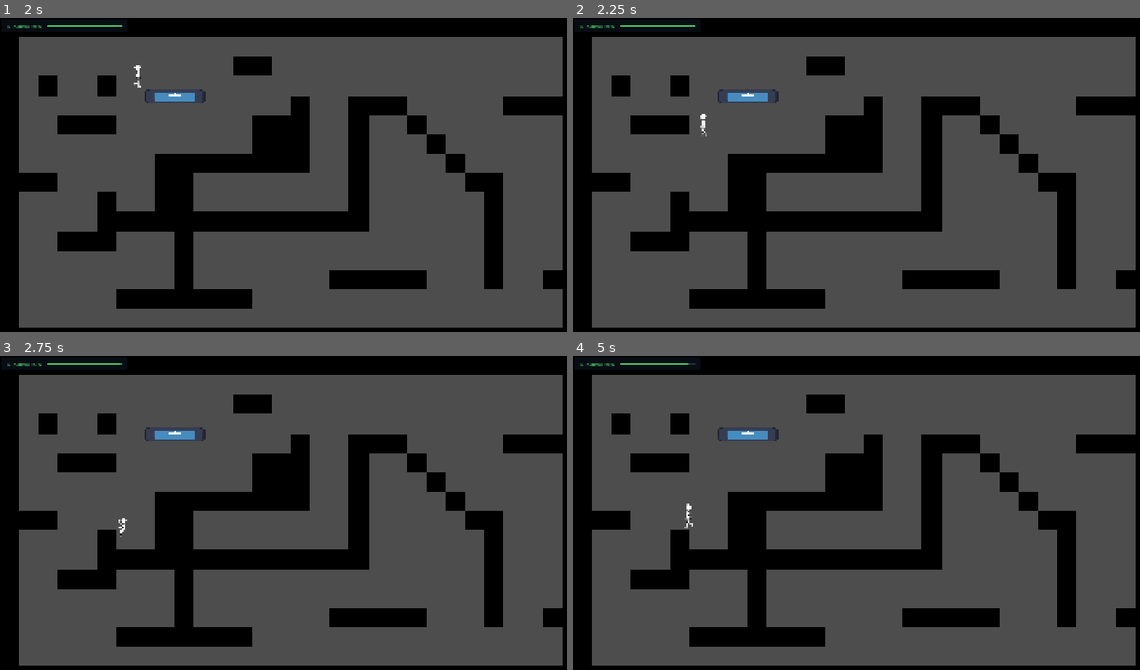
Above: before the commit, frames 1-4 (two rows, left to right).
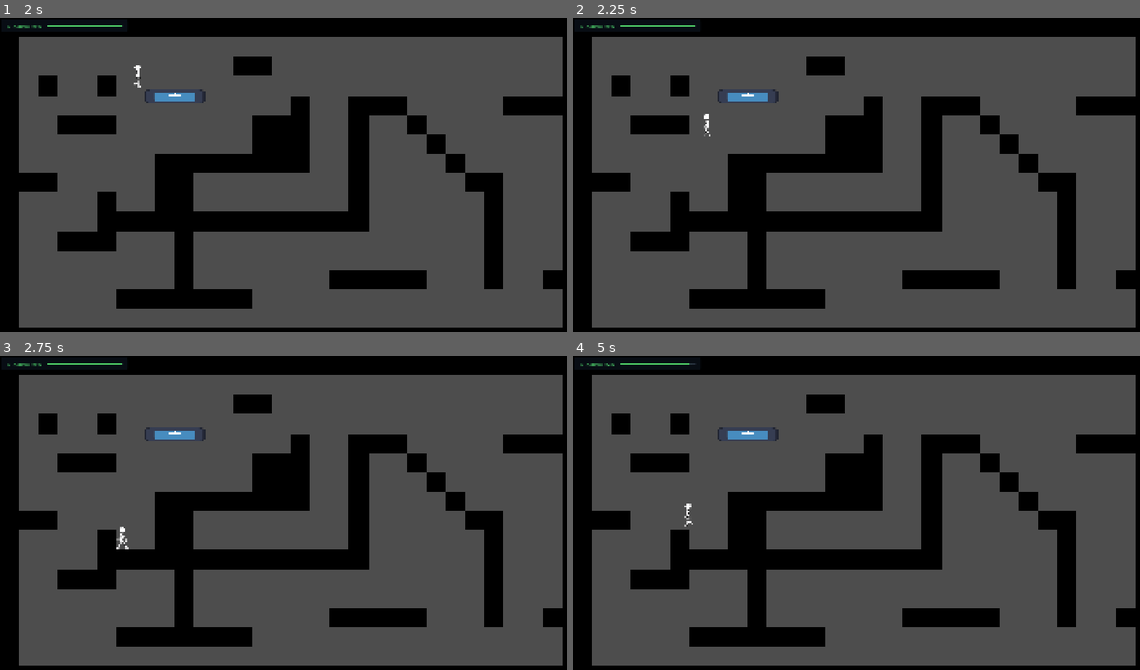
Above: after the commit, the same moments.

Repository: DonDuncombe/Strike
Game: Godot game, scene res://scenes/main.tscn
The game is run twice, just before and just after one commit, with the same random seed, the same clock (stepped at 60 frames per second) and the same inputs. The engine's default icon, where the game draws it, is replaced by a stand-in: a white triangle on a blue panel in a dark square.
Inputs:
- Up to frame 1 (2 s): tap Enter at 0.5 s; hold Space (move_jump) 0.53-1.28 s; hold D (move_right) from 0.53 s (still down); tap W (climb) at 0.6, 1.55 s; tap Space (move_jump) at 1.35, 1.52, 1.82 s
- Up to frame 2 (2.25 s): release D (move_right) at 2.03 s; hold A (move_left) from 2.03 s (still down); hold Space (move_jump) from 2.03 s (still down); tap W (climb) at 2.1 s
- Up to frame 3 (2.75 s): keep holding A (move_left); keep holding Space (move_jump)
- Up to frame 4 (5 s): release A (move_left) at 2.78 s; release Space (move_jump) at 2.78 s; hold D (move_right) 2.78-4.28 s; tap F (dash) at 2.85 s; tap Space (move_jump) at 3.02, 3.32, 4.35, 4.52, 4.82 s; tap W (climb) at 3.05, 3.6, 4.55 s; hold Space (move_jump) 3.53-4.28 s; tap Enter at 4.25 s; hold A (move_left) from 4.28 s (still down)

Frame 1 is identical in both runs. In frame 2, less than 0.1% of the frame differs, in the area x 22-25%, y 30-38%; in frame 3, less than 0.1%, in the area x 6-23%, y 2-62%; in frame 4, less than 0.1%.

Commit message:
Limit climb for low walls

Diff:
--- a/scenes/main.tscn
+++ b/scenes/main.tscn
@@ -30,6 +30,7 @@
 position = Vector2(357, 123)
 air_acceleration = 2000.0
 air_resistance = 100.0
+stamina_recovery = 16.0
 
 [node name="StaticBody2D" type="StaticBody2D" parent="." unique_id=2109793010]
 position = Vector2(577, 259)
--- a/scripts/player.gd
+++ b/scripts/player.gd
@@ -337,7 +337,7 @@
 		return
 	if Input.is_action_just_pressed("move_jump"):
 		jump_buffer_timer = jump_buffer_time
-		if wall_climb_unlocked and stamina > 0.0 and is_on_wall_only():
+		if wall_climb_unlocked and stamina > 0.0 and is_on_wall_only() and _wall_is_tall_enough():
 			_wall_jump_input_timer = maxf(0.0, wall_jump_input_grace)
 	# Upgrade a recent downward push-off to a wall jump, even after losing contact.
 	var late_wall_jump: bool = (
@@ -364,6 +364,11 @@
 
 func _ledge_bounds() -> Rect2:
 	var collision: CollisionShape2D = get_node_or_null("CollisionShape2D") as CollisionShape2D
+	if collision == null:
+		for child: Node in get_children():
+			if child is CollisionShape2D and not (child as CollisionShape2D).disabled:
+				collision = child as CollisionShape2D
+				break
 	if collision == null or collision.shape == null or collision.disabled:
 		return Rect2()
 	var bounds: Rect2 = collision.global_transform * collision.shape.get_rect()
@@ -819,10 +824,49 @@
 	ground_jump_available = false
 	is_climbing = false
 
+func _wall_height_ray(from: Vector2, to: Vector2, collider: Object) -> Dictionary:
+	var excluded: Array[RID] = [get_rid()]
+	var query: PhysicsRayQueryParameters2D = PhysicsRayQueryParameters2D.create(from, to, collision_mask, excluded)
+	query.hit_from_inside = true
+	while true:
+		var hit: Dictionary = get_world_2d().direct_space_state.intersect_ray(query)
+		if hit.is_empty() or hit.collider == collider:
+			return hit
+		# Other nearby bodies must not hide the contacted wall's top.
+		excluded.append(hit.rid)
+		query.exclude = excluded
+	return {}
+
+func _wall_is_tall_enough() -> bool:
+	var bounds: Rect2 = _ledge_bounds()
+	var height: float = bounds.size.y
+	if height <= 0.0:
+		return false
+	var feet_y: float = global_position.y + bounds.end.y
+	for index: int in range(get_slide_collision_count()):
+		var contact: KinematicCollision2D = get_slide_collision(index)
+		var normal: Vector2 = contact.get_normal()
+		if absf(normal.x) < 0.9:
+			continue
+		# Only the wall above the current feet plane counts. Start at head height;
+		# an inside hit means the wall reaches at least one character height above it.
+		var inside: Vector2 = contact.get_position() - normal * 0.1
+		var start: Vector2 = Vector2(inside.x, feet_y - height - 0.001)
+		var top: Dictionary = _wall_height_ray(start, inside, contact.get_collider())
+		if top.is_empty():
+			continue
+		var top_position: Vector2 = top.position
+		if feet_y - top_position.y >= height - 0.001:
+			return true
+	return false
+
 func _handle_wall_interactions(input_dir: float, climb_input: float, delta: float) -> bool:
 	var was_climbing: bool = is_climbing
 	is_climbing = false
 	if not wall_climb_unlocked or not is_on_wall_only() or wall_jump_timer > 0.0:
+		return false
+	if not _wall_is_tall_enough():
+		_clear_wall_jump_inputs()
 		return false
 	if stamina <= 0.0:
 		if was_climbing:
--- /dev/null
+++ b/tests/wall_height_test.gd
@@ -0,0 +1,86 @@
+extends SceneTree
+
+var failures: int = 0
+
+func _initialize() -> void:
+	_run.call_deferred()
+
+func _check(condition: bool, message: String) -> void:
+	if not condition:
+		failures += 1
+		printerr(message)
+
+func _run() -> void:
+	# Geometry below the feet plane must not contribute to wall height.
+	var floor_body: StaticBody2D = StaticBody2D.new()
+	var floor_collision: CollisionShape2D = CollisionShape2D.new()
+	var floor_shape: RectangleShape2D = RectangleShape2D.new()
+	floor_shape.size = Vector2(1000.0, 100.0)
+	floor_collision.shape = floor_shape
+	floor_body.add_child(floor_collision)
+	floor_body.position.y = 135.0
+	root.add_child(floor_body)
+	for direction: float in [-1.0, 1.0]:
+		for dimensions: Vector2 in [Vector2(40, 40), Vector2(81, 200), Vector2(82, 200), Vector2(160, 200)]:
+			var height: float = dimensions.x
+			var wall: StaticBody2D = StaticBody2D.new()
+			var collision: CollisionShape2D = CollisionShape2D.new()
+			var shape: RectangleShape2D = RectangleShape2D.new()
+			shape.size = Vector2(40.0, dimensions.y)
+			collision.shape = shape
+			wall.add_child(collision)
+			wall.position = Vector2(direction * 100.0, dimensions.y * 0.5 - height)
+			root.add_child(wall)
+			var player: PlayerController = load("res://scenes/player.tscn").instantiate()
+			root.add_child(player)
+			player.set_physics_process(false)
+			player.position = Vector2(direction * 60.0, -52.0)
+			await physics_frame
+			await process_frame
+			player.velocity = Vector2(direction * 600.0, 0.0)
+			player.move_and_slide()
+			_check(player.is_on_wall_only(), "Fixture must touch wall")
+			var tall_enough: bool = height >= 82.0
+			_check(player._wall_is_tall_enough() == tall_enough, "Wall height classification: %s, side %s" % [height, direction])
+			player.velocity.y = -200.0
+			player.jump_buffer_timer = player.jump_buffer_time
+			player.ground_jump_available = true
+			player.coyote_timer = player.coyote_time
+			var handled: bool = player._handle_wall_interactions(direction, -1.0, 1.0 / 60.0)
+			_check(handled == tall_enough and player.is_climbing == tall_enough, "Only character-height walls may take over jump")
+			if not handled:
+				_check(player.velocity.y == -200.0 and player.stamina == 100.0, "Short wall must preserve upward velocity and stamina")
+				player._handle_jump(direction)
+				_check(is_equal_approx(player.velocity.y, player.initial_jump_velocity) and not player.is_climbing, "Short wall must allow buffered regular jump")
+			player.free()
+			wall.free()
+	floor_body.free()
+	# Adjacent tiles form one wall, despite each individual tile being shorter than the player.
+	var level: Node = load("res://scenes/main.tscn").instantiate()
+	var grid: TileMapLayer = level.get_node("CollisionGrid")
+	level.remove_child(grid)
+	level.free()
+	grid.clear()
+	root.add_child(grid)
+	for count: int in [1, 2]:
+		grid.set_cell(Vector2i(0, count - 1), 0, Vector2i.ZERO)
+		for direction: float in [-1.0, 1.0]:
+			var player: PlayerController = load("res://scenes/player.tscn").instantiate()
+			root.add_child(player)
+			player.set_physics_process(false)
+			player.position = Vector2(-20.0 if direction > 0.0 else 85.0, count * 64.0 - 52.0)
+			await physics_frame
+			await process_frame
+			player.velocity = Vector2(direction * 600.0, 0.0)
+			player.move_and_slide()
+			_check(player.is_on_wall_only(), "Tile fixture must touch wall")
+			_check(player._wall_is_tall_enough() == (count == 2), "Only stacked tiles must allow climbing")
+			if count == 2:
+				# Raising the feet to the first tile top leaves only 64px above them.
+				player.position.y = 64.0 - 52.0
+				player.velocity = Vector2(direction * 600.0, 0.0)
+				player.move_and_slide()
+				_check(not player._wall_is_tall_enough(), "Tiles below the feet must not make a low exposed wall climbable")
+			player.free()
+	print("Wall height tests: %d failures" % failures)
+	quit(1 if failures else 0)
Not shown, added: tests/wall_height_test.gd.uid
